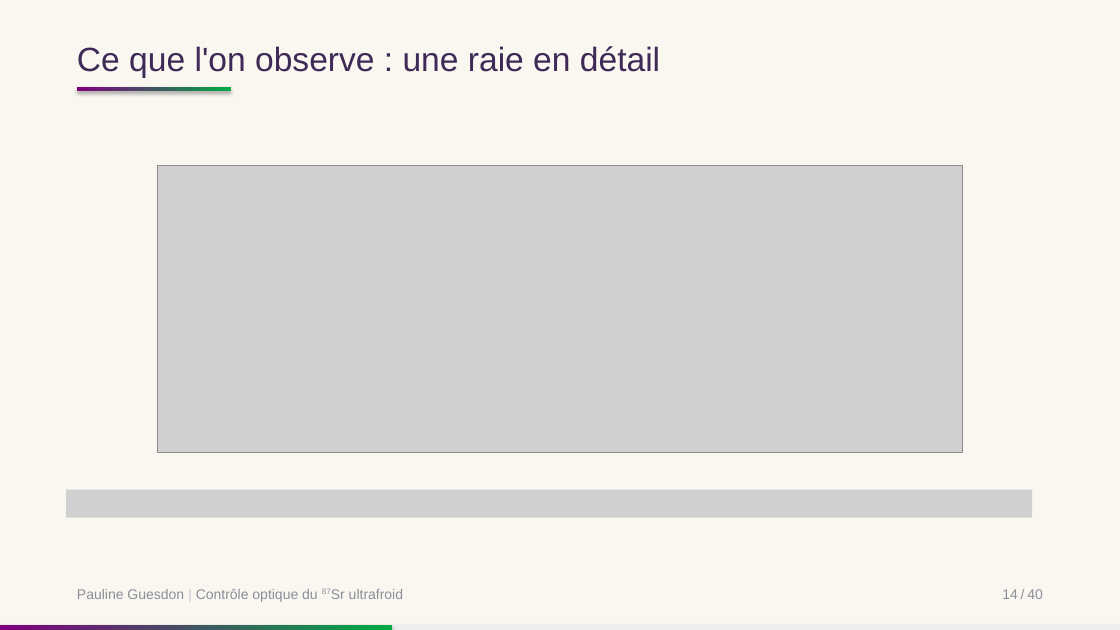
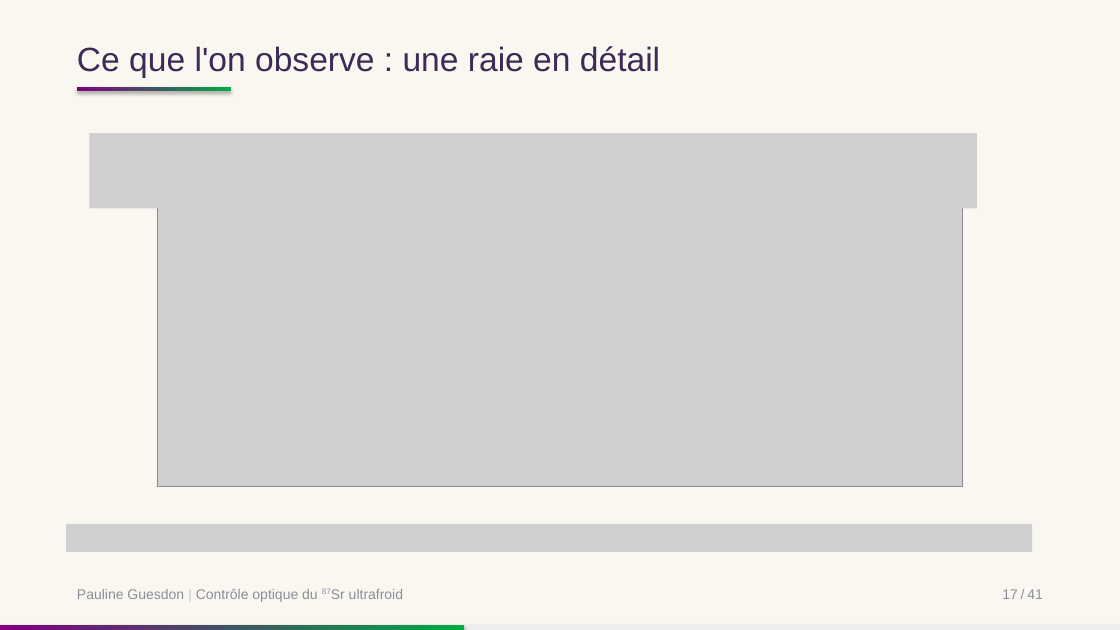
Before and after one commit to PaulineGuesdon/Inchallah-lui-il-marche, a slide deck: slide 20 of Soutenance/soutenance.pptx (slide 18 before the commit). Drawn at 1120x630 pixels with LibreOffice and Linux fonts; fonts in the diff are those of the drawing; grey boxes stand for pictures. Boxes give left, top, right and bottom in pixels: in the first picture for what was removed or moved away, otherwise in the second. Text is boxed around its words. In the diff, an @@ line names an element or a change of style, - is before the commit and + after.

```diff
--- a/Soutenance/soutenance.pptx
+++ b/Soutenance/soutenance.pptx
@@ picture added at (89,134,976,209) @@
@@ picture: place and size @@
-picture at (157,166,964,452)
+picture at (157,200,964,486)
@@ picture removed at (66,490,1033,518) @@
@@ picture added at (66,524,1033,552) @@
@@ text at (1002,589,1043,599): text changed @@
-14 / 40
+17 / 41
@@ rectangle: place and size @@
-rectangle at (0,625,392,630)
+rectangle at (0,625,465,630)
```
Also in this commit, not shown: 36 other slides changed, 4 slides added, 2 slides removed.
